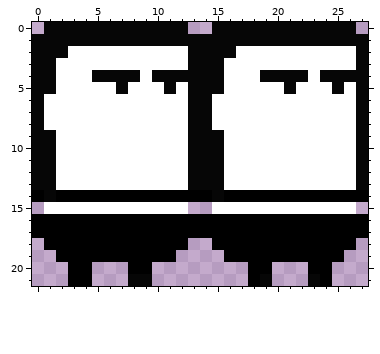
Two states of a pixel-art sprite, Gwoek.png. The picture above is the old version.
The file is 28x22 pixels.
The same view after the edit:
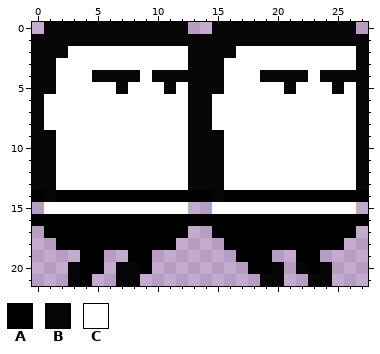
Palette (. is transparent): A #000000  B #060606  C #ffffff
Diff:
{"y":17,"x":0,"old":"A","new":"."}
{"y":17,"x":13,"old":"AA","new":".."}
{"y":17,"x":27,"old":"A","new":"."}
{"y":18,"x":1,"old":"A","new":"."}
{"y":18,"x":12,"old":"A","new":"."}
{"y":18,"x":15,"old":"A","new":"."}
{"y":18,"x":26,"old":"A","new":"."}
{"y":19,"x":2,"old":"AA","new":".."}
{"y":19,"x":6,"old":"AA","new":".."}
{"y":19,"x":10,"old":"AA","new":".."}
{"y":19,"x":16,"old":"A","new":"."}
{"y":19,"x":20,"old":"AA","new":".."}
{"y":19,"x":24,"old":"AA","new":".."}
{"y":20,"x":3,"old":"A","new":"B"}
{"y":20,"x":5,"old":".","new":"A"}
{"y":20,"x":7,"old":".A","new":"BB"}
{"y":20,"x":20,"old":".","new":"B"}
{"y":20,"x":22,"old":".","new":"B"}
{"y":20,"x":24,"old":"A","new":"B"}
{"y":21,"x":3,"old":"A","new":"B"}
{"y":21,"x":7,"old":".","new":"B"}
{"y":21,"x":9,"old":"B","new":"."}
{"y":21,"x":18,"old":"A","new":"."}
{"y":21,"x":20,"old":".","new":"B"}
{"y":21,"x":24,"old":"A","new":"B"}
